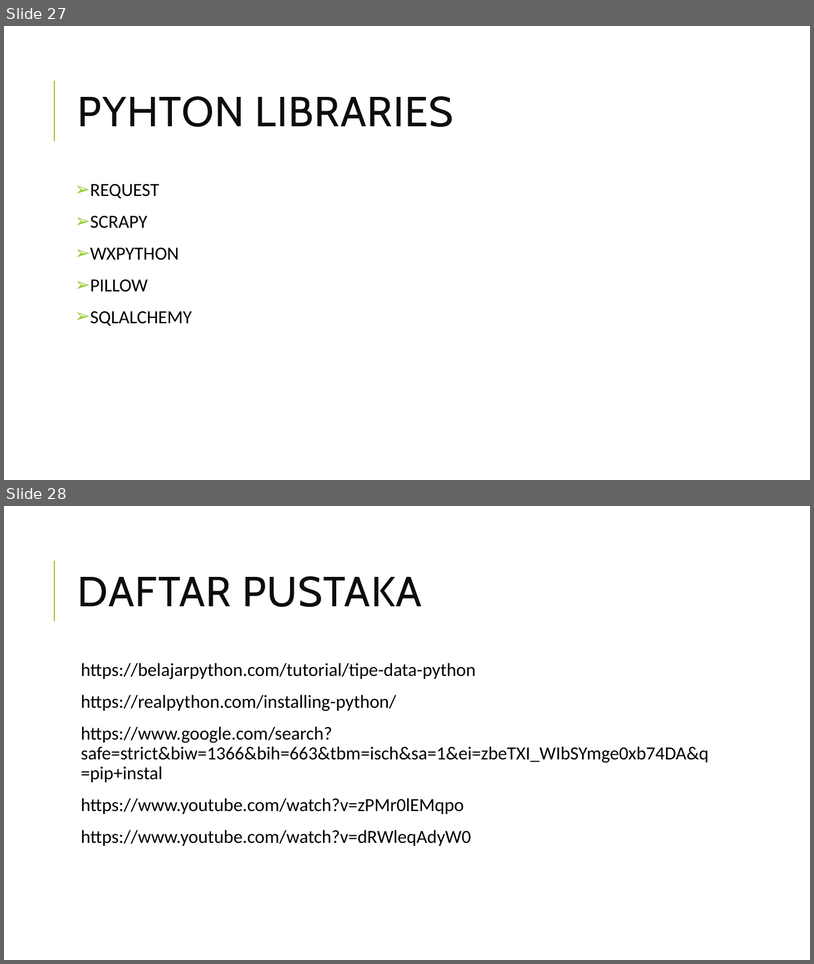
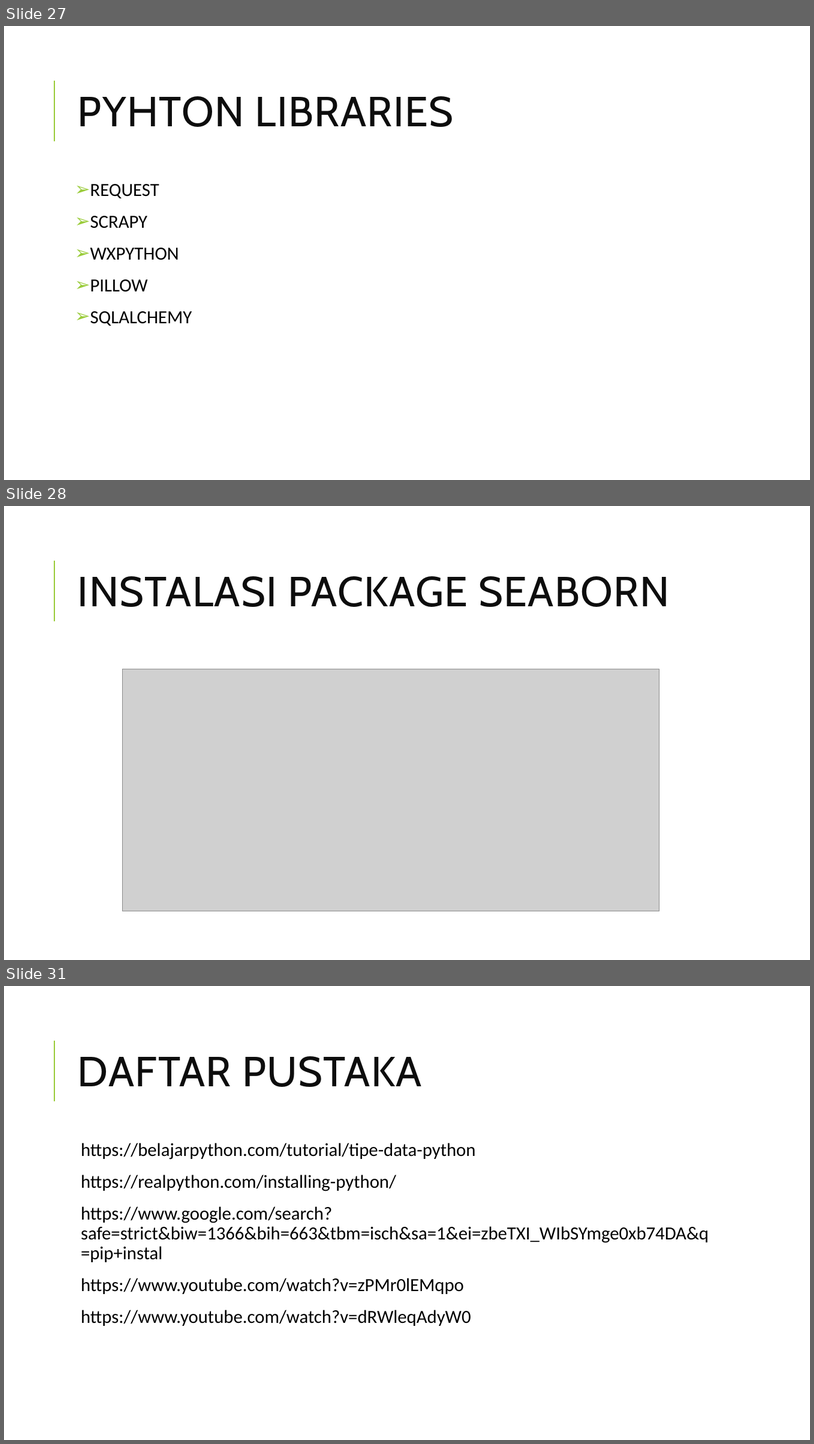
Before and after one commit to titaayuw/PengenalanDeepLearning, a slide deck: Tugas1/pengenalan phyton.pptx. Shown one above the other, each under a label of ours: slides 27 and 28 before the commit, slides 27, 28 and 31 after it; the slides between them are not shown. The pictures are 814x964 and 814x1444 pixels, drawn with LibreOffice and Linux fonts; fonts in the diff are those of the drawing; grey boxes stand for pictures. Boxes give left, top, right and bottom in pixels: in the first picture for what was removed or moved away, otherwise in the second. Text is boxed around its words. In the diff, an @@ line names an element or a change of style, - is before the commit and + after.

Commit message:
Penambahan Materi
Instalasi Jupyter dan Seaborn

```diff
--- a/Tugas1/pengenalan phyton.pptx
+++ b/Tugas1/pengenalan phyton.pptx
@@ slide 28 added at [4, 506, 810, 960], background #FFFFFF; not listed: 1 template element that a slide beside it also shows @@
@@ title added at [78, 576, 670, 607], 50 pt, text #0D0D0D @@
+INSTALASI PACKAGE SEABORN
@@ picture added at [123, 669, 660, 911] @@
@@ what was slide 28 is now slide 31 @@
```
Also in this commit, not shown: 2 other slides added.
